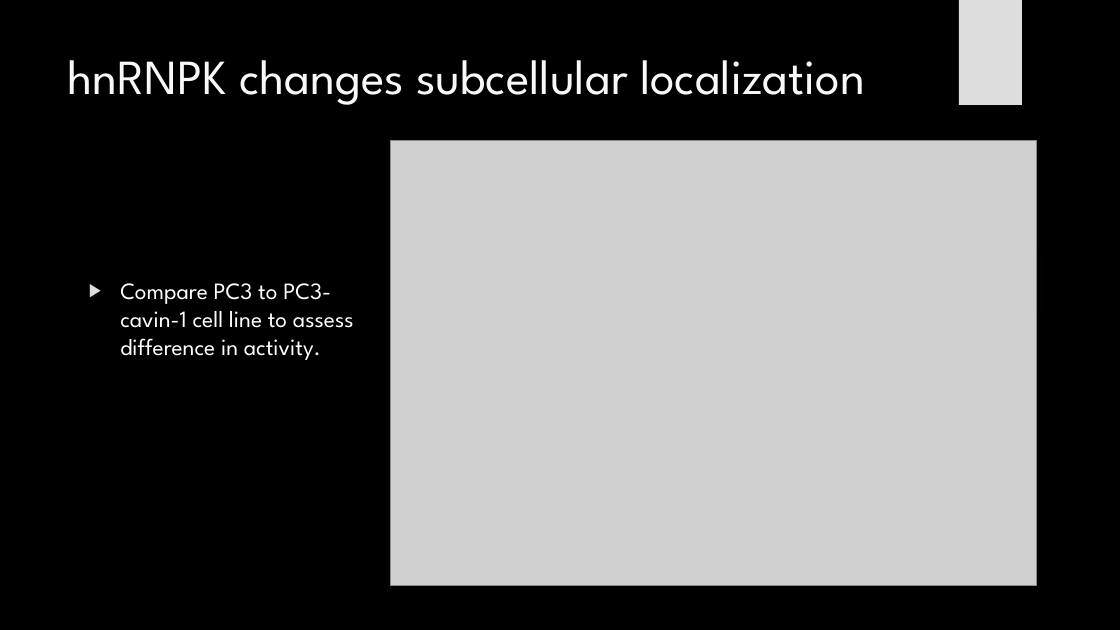
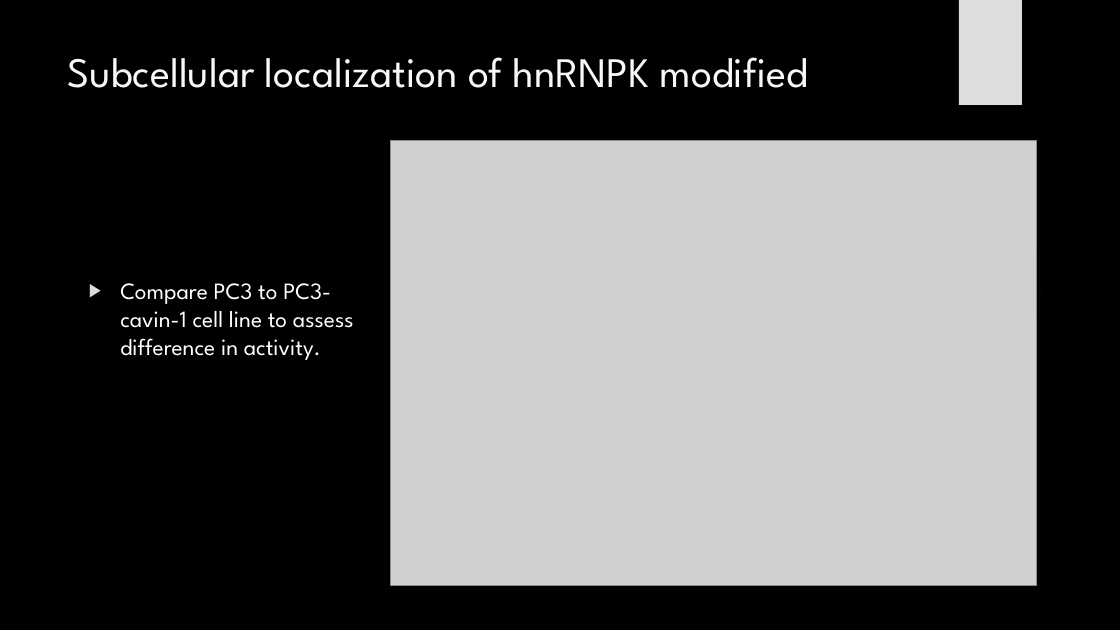
Before and after one commit to HarleyRobinson/Honours2, a slide deck: slide 16 of BackgroundInfo/CollCompBiol.pptx. Drawn at 1120x630 pixels with LibreOffice and Linux fonts; fonts in the diff are those of the drawing; grey boxes stand for pictures; background and template pictures are left out. Boxes give left, top, right and bottom in pixels: in the first picture for what was removed or moved away, otherwise in the second. Text is boxed around its words. In the diff, an @@ line names an element or a change of style, - is before the commit and + after.

```diff
--- a/BackgroundInfo/CollCompBiol.pptx
+++ b/BackgroundInfo/CollCompBiol.pptx
@@ title at box(68, 57, 808, 88): text changed; size 42 to 36 pt @@
-hnRNPK changes subcellular localization
+Subcellular localization of hnRNPK modified
```
Also in this commit, not shown: 13 other slides changed, 2 slides added, 2 slides removed, 15 other files.
